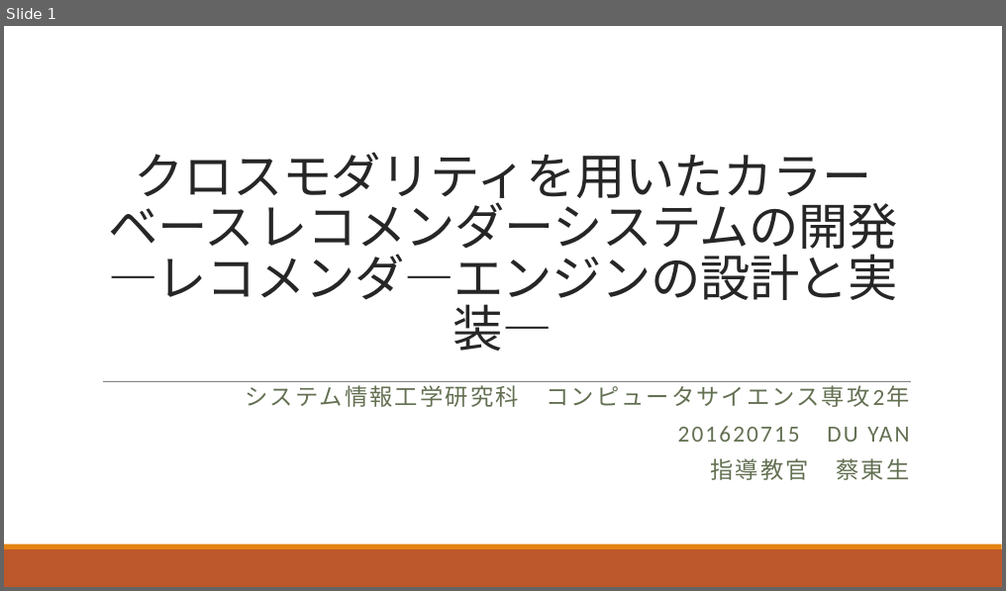
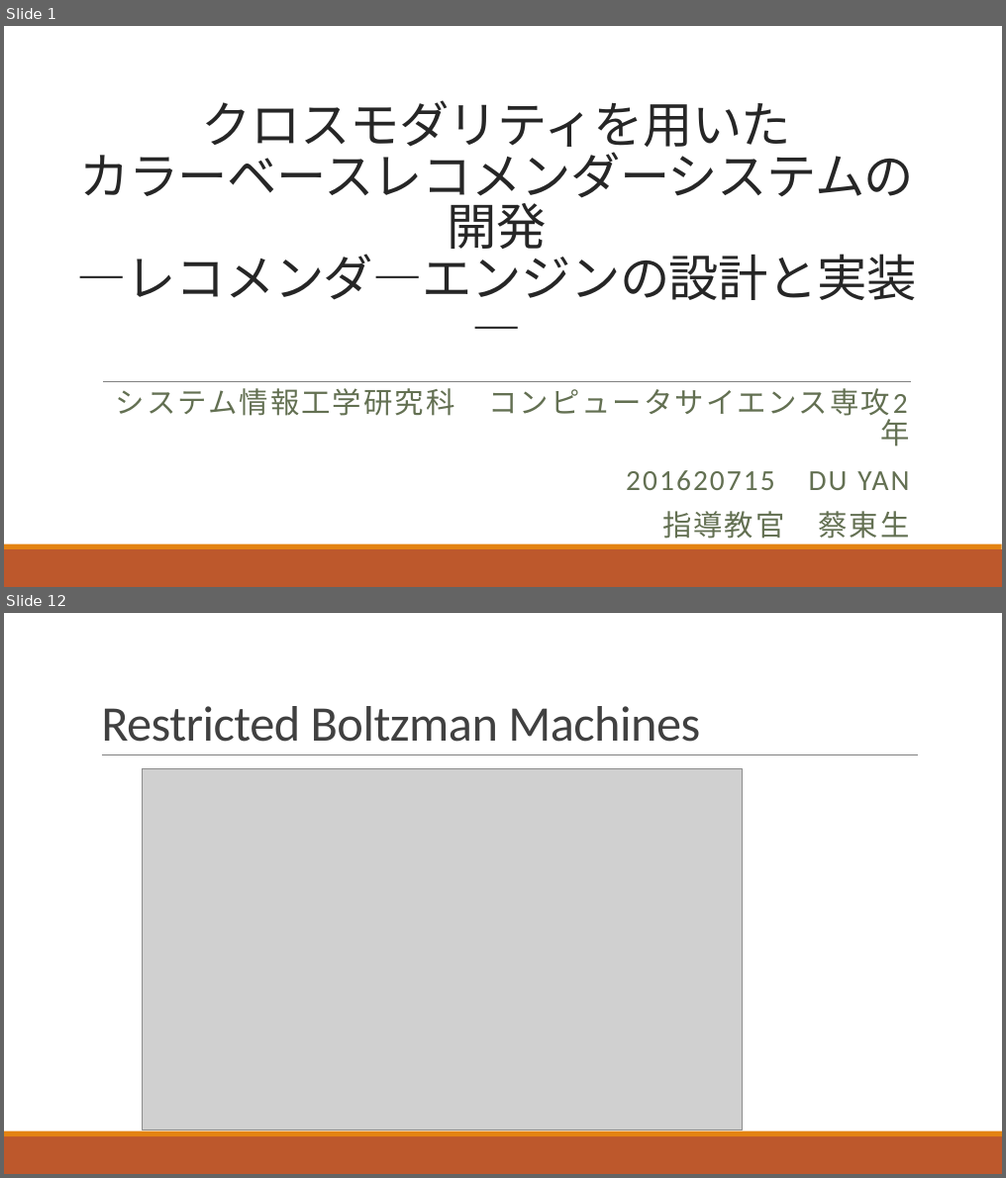
Before and after one commit to we333/m2_paper, a slide deck: 提交材料/プレゼンテーション.pptx. Shown one above the other, each under a label of ours: slide 1 before the commit, slides 1 and 12 after it; the slides between them are not shown. The pictures are 1006x591 and 1006x1178 pixels, drawn with LibreOffice and Linux fonts; fonts in the diff are those of the drawing; grey boxes stand for pictures. Boxes give left, top, right and bottom in pixels: in the first picture for what was removed or moved away, otherwise in the second. Text is boxed around its words. In the diff, an @@ line names an element or a change of style, - is before the commit and + after.

```diff
--- a/提交材料/プレゼンテーション.pptx
+++ b/提交材料/プレゼンテーション.pptx
@@ slide 12 added at bbox=[4, 613, 1002, 1174], background #FFFFFF; not listed: 2 template elements that a slide beside it also shows @@
@@ title added at bbox=[101, 706, 700, 742], 48 pt, text #404040 @@
+Restricted Boltzman Machines
@@ line added from (102, 756) to (918, 756), #808080 0.5 pt @@
@@ picture added at bbox=[142, 768, 742, 1130] @@
@@ slide 1 changed as well @@
@@ title at bbox=[77, 100, 917, 300]: spaces changed @@
-クロスモダリティを用いたカラーベース レコメンダーシステムの開発
-―レコメンダ―エンジンの設計と実装―
+クロスモダリティを用いた
+カラーベースレコメンダーシステムの開発
+―レコメンダ―エンジンの設計と実装―
@@ subtitle "システム情報工学研究科 コンピュータサイエンス専攻2年" at bbox=[116, 388, 909, 545]: size 22.2 to 28 pt; line spacing 0.8 to 0.9 @@
```
Also in this commit, not shown: 37 other slides added, 1 slide removed, 2 other files.
